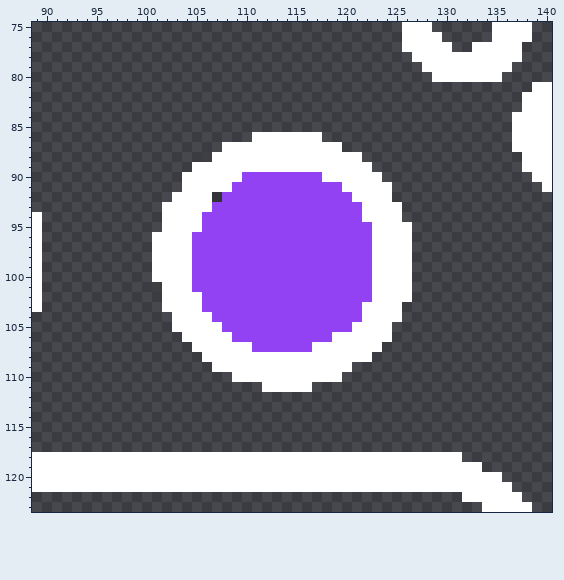
One commit to this pixel-art file: sprites/ase/controller.aseprite. The picture above is the old version.
192x192 pixels, 1 frame. Pixels under 10% opacity are left out. Colours within 5 levels of each other are drawn and written as one. Shown: x 89..140, y 75..123. The commit also changed other parts of the picture, which this record leaves out.
And afterwards:
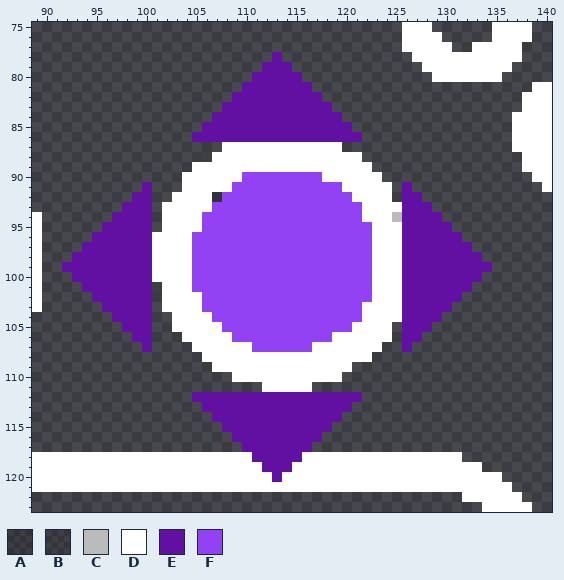
Palette (. is transparent): A #0a0a0a2d  B #1111112c  C #bbbbbb  D #ffffff  E #6110a2  F #9241f3
Changes in this commit:
@@ x 103..123 @@
  77 .....................
- 78 .....................
- 79 .....................
- 80 .....................
- 81 .....................
- 82 .....................
- 83 .....................
- 84 .....................
- 85 .....................
- 86 ........DDDDDDD......
+ 78 ..........E..........
+ 79 .........EEE.........
+ 80 ........EEEEE........
+ 81 .......EEEEEEE.......
+ 82 ......EEEEEEEEE......
+ 83 .....EEEEEEEEEEE.....
+ 84 ....EEEEEEEEEEEEE....
+ 85 ...EEEEEEEEEEEEEEE...
+ 86 ..EEEEEEEEEEEEEEEEE..
  87 .....DDDDDDDDDDDD....
@@ x 89..140 @@
  90 ...............DDDDDDFFFFFFFFDDDDDD...............DD
- 91 ...............DDDDDFFFFFFFFFFFDDDDD...............D
- 92 ..............DDDDAFFFFFFFFFFFFFDDDD................
- 93 .............DDDDDFFFFFFFFFFFFFFFDDDD...............
- 94 D............DDDDFFFFFFFFFFFFFFFFDDDD...............
- 95 D............DDDDFFFFFFFFFFFFFFFFFDDDD..............
- 96 D...........DDDDFFFFFFFFFFFFFFFFFFDDDD..............
- 97 D...........DDDDFFFFFFFFFFFFFFFFFFDDDD..............
- 98 D...........DDDDFFFFFFFFFFFFFFFFFFDDDD..............
- 99 D...........DDDDFFFFFFFFFFFFFFFFFFDDDD..............
-100 D...........DDDDFFFFFFFFFFFFFFFFFFDDDD..............
-101 D...........BDDDFFFFFFFFFFFFFFFFFFDDDD..............
-102 D............DDDDFFFFFFFFFFFFFFFFFDDDD..............
-103 D............DDDDFFFFFFFFFFFFFFFFDDDD...............
-104 ..............DDDDFFFFFFFFFFFFFFFDDDD...............
-105 ..............DDDDDFFFFFFFFFFFFFDDDD................
-106 ...............DDDDDFFFFFFFFFFDDDDDD................
-107 ................DDDDDDFFFFFFDDDDDDD.................
+ 91 ...........E...DDDDDFFFFFFFFFFFDDDDD.E.............D
+ 92 ..........EE..DDDDAFFFFFFFFFFFFFDDDD.EE.............
+ 93 .........EEE.DDDDDFFFFFFFFFFFFFFFDDDDEEE............
+ 94 D.......EEEE.DDDDFFFFFFFFFFFFFFFFDDDCEEEE...........
+ 95 D......EEEEE.DDDDFFFFFFFFFFFFFFFFFDDDEEEEE..........
+ 96 D.....EEEEEEDDDDFFFFFFFFFFFFFFFFFFDDDEEEEEE.........
+ 97 D....EEEEEEEDDDDFFFFFFFFFFFFFFFFFFDDDEEEEEEE........
+ 98 D...EEEEEEEEDDDDFFFFFFFFFFFFFFFFFFDDDEEEEEEEE.......
+ 99 D..EEEEEEEEEDDDDFFFFFFFFFFFFFFFFFFDDDEEEEEEEEE......
+100 D...EEEEEEEEDDDDFFFFFFFFFFFFFFFFFFDDDEEEEEEEE.......
+101 D....EEEEEEEBDDDFFFFFFFFFFFFFFFFFFDDDEEEEEEE........
+102 D.....EEEEEE.DDDDFFFFFFFFFFFFFFFFFDDDEEEEEE.........
+103 D......EEEEE.DDDDFFFFFFFFFFFFFFFFDDDDEEEEE..........
+104 ........EEEE..DDDDFFFFFFFFFFFFFFFDDDDEEEE...........
+105 .........EEE..DDDDDFFFFFFFFFFFFFDDDD.EEE............
+106 ..........EE...DDDDDFFFFFFFFFFDDDDDD.EE.............
+107 ...........E....DDDDDDFFFFFFDDDDDDD..E..............
 108 .................DDDDDDDDDDDDDDDDD..................
@@ x 103..123 @@
 111 .........DDDDD.......
-112 .....................
-113 .....................
-114 .....................
-115 .....................
-116 .....................
-117 .....................
-118 DDDDDDDDDDDDDDDDDDDDD
-119 DDDDDDDDDDDDDDDDDDDDD
-120 DDDDDDDDDDDDDDDDDDDDD
+112 ..EEEEEEEEEEEEEEEEE..
+113 ...EEEEEEEEEEEEEEE...
+114 ....EEEEEEEEEEEEE....
+115 .....EEEEEEEEEEE.....
+116 ......EEEEEEEEE......
+117 .......EEEEEEE.......
+118 DDDDDDDDEEEEEDDDDDDDD
+119 DDDDDDDDDEEEDDDDDDDDD
+120 DDDDDDDDDDEDDDDDDDDDD
 121 DDDDDDDDDDDDDDDDDDDDD
